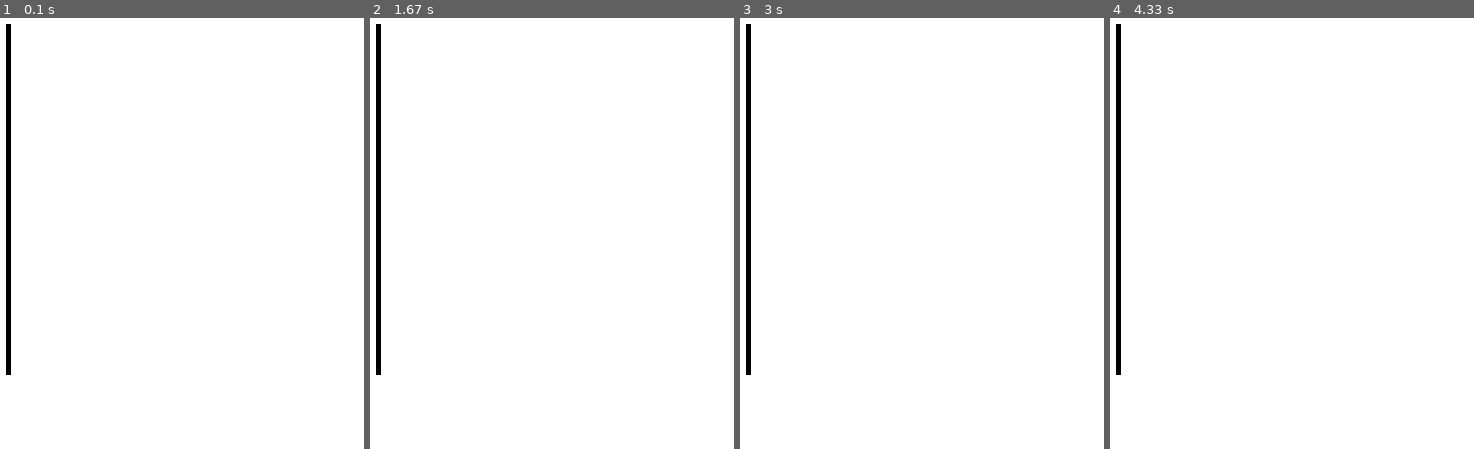
Above: before the commit, frames 1-4 (left to right).
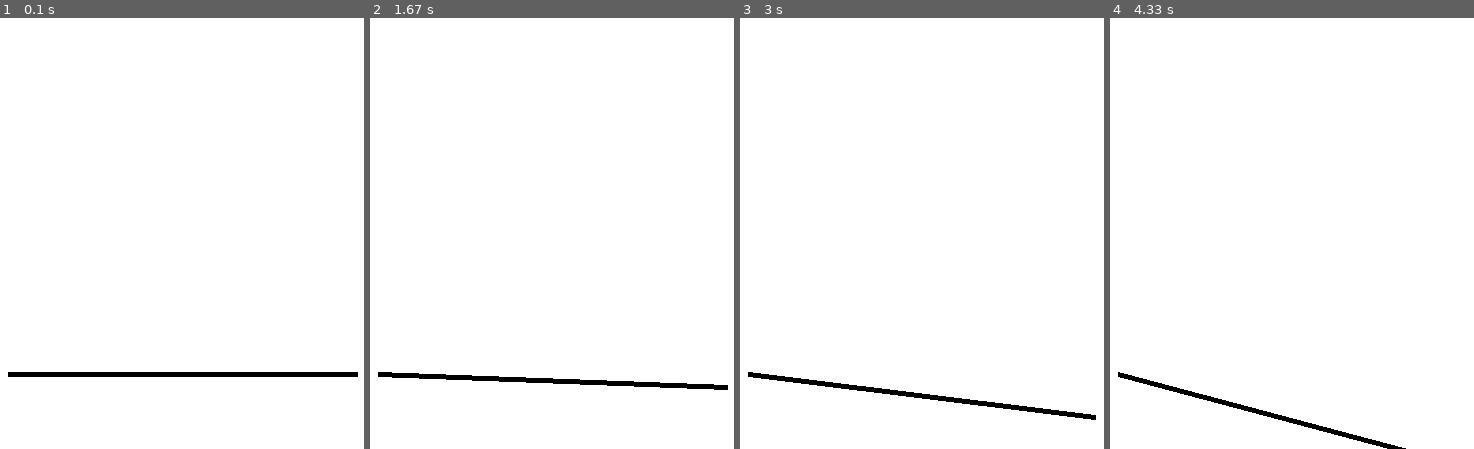
Above: after the commit, the same moments.

Repository: NanoMars/mini-pygame-collection
Game: pygame game, started from Games/Balance.py
Same seed, same stepped clock (60 frames per second), same inputs: the game is played once before the commit and once after it.
Inputs:
- Up to frame 1 (0.1 s): no input
- Up to frame 2 (1.67 s): no input
- Up to frame 3 (3 s): no input
- Up to frame 4 (4.33 s): no input

The runs differ from the first frame. In frame 1, 2.2% of the frame differs, in the area x 1-99%, y 1-84%; in frame 2, 2.2%; in frame 3, 2.2%; in frame 4, 2.0%.

Commit message:
sorta working

Diff:
--- a/Games/Balance.py
+++ b/Games/Balance.py
@@ -12,16 +12,22 @@
         self.length = 350
         self.x = screen_width // 2
         self.y = (screen_height + self.length) // 2 + 50
-        self.angle = 2
-
+        self.angle = 0
+        self.last_update = 0.0
+        self.gravity = 9.8
+        self.acceleration = self.gravity / self.length
+        self.velocity = 0.0
 
     def update(self):
         time_passed = pygame.time.get_ticks() / 1000
-        self.angle *= time_passed
-        self.angle = min(max(self.angle, -90), 90)
+        self.last_update = pygame.time.get_ticks() / 1000
+        self.velocity = self.acceleration * time_passed
+        self.angle = 1/2 * self.acceleration *(pygame.time.get_ticks() / 1000) ** 2
+        print(pygame.time.get_ticks() / 1000)
+
 
     def draw(self):
-        pygame.draw.line(screen, (0, 0, 0), (self.x, self.y), (self.x + self.length * math.cos(math.radians(self.angle - 90)), self.y + self.length * math.sin(math.radians(self.angle - 90))), 5)
+        pygame.draw.line(screen, (0, 0, 0), (self.x, self.y), (self.x + self.length * math.cos(self.angle), self.y + self.length * math.sin(self.angle)), 5)
 
 
 game_stick = stick()
